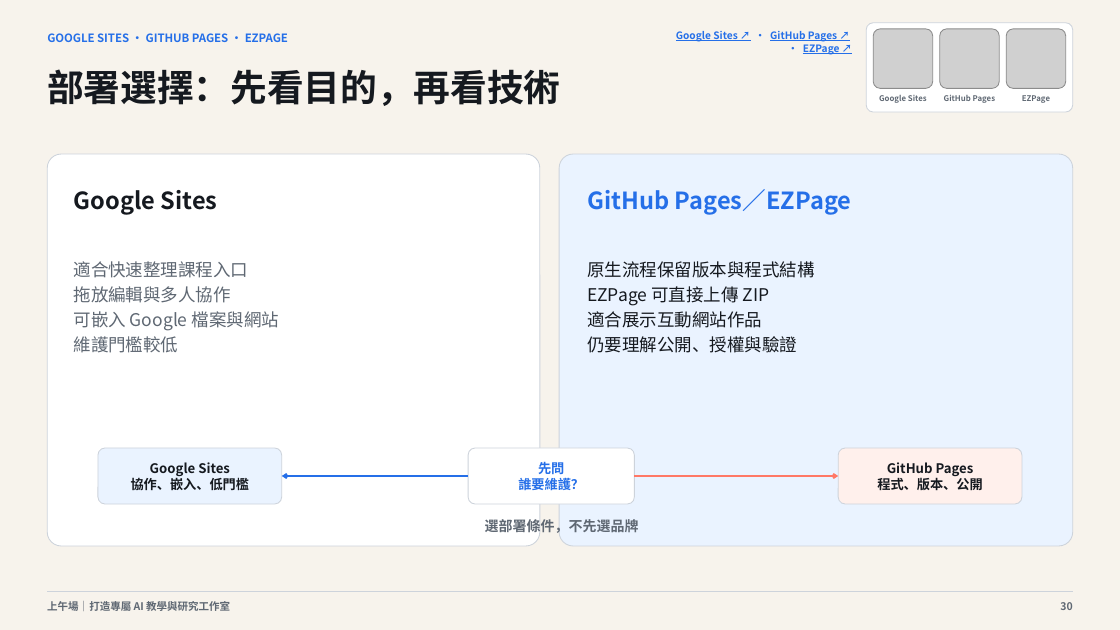
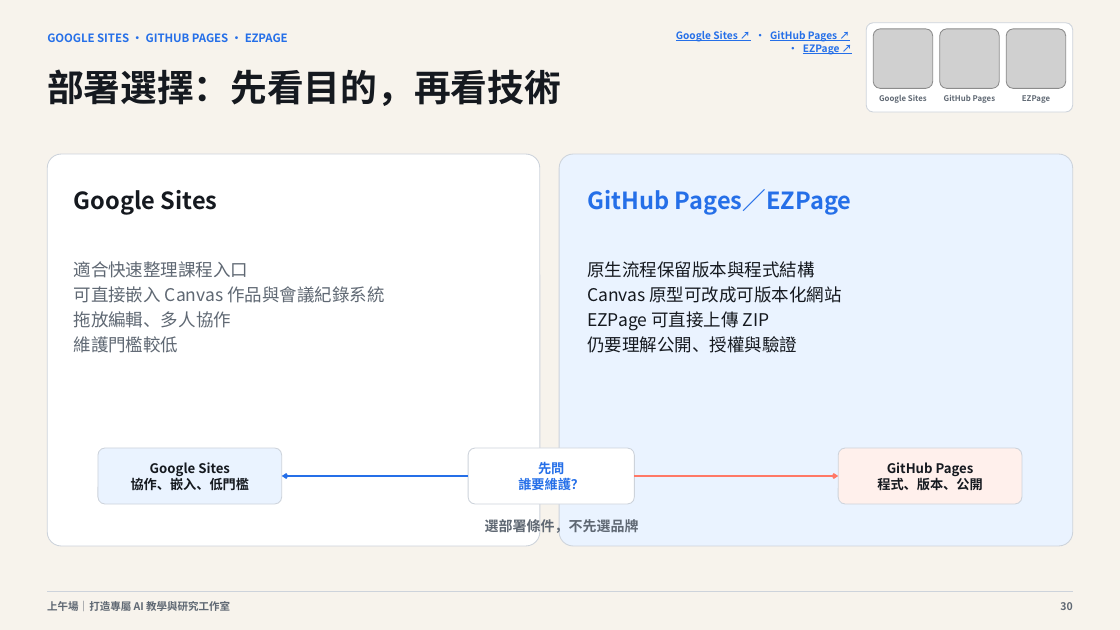
Before and after one commit to cagoooo/ncu-ai-agent-workshop-20260826, a slide deck: slide 30 of 01_簡報/上午場_打造專屬AI教學與研究工作室_20260826.pptx. Drawn at 1120x630 pixels with LibreOffice and Linux fonts; fonts in the diff are those of the drawing; grey boxes stand for pictures. Boxes give left, top, right and bottom in pixels: in the first picture for what was removed or moved away, otherwise in the second. Text is boxed around its words. In the diff, an @@ line names an element or a change of style, - is before the commit and + after.

Commit message:
🧠 補充 Claude Opus 5 可用性邊界並更新版本

```diff
--- a/01_簡報/上午場_打造專屬AI教學與研究工作室_20260826.pptx
+++ b/01_簡報/上午場_打造專屬AI教學與研究工作室_20260826.pptx
@@ text at (74,286,384,328): text changed @@
-拖放編輯與多人協作
-可嵌入 Google 檔案與網站
+可直接嵌入 Canvas 作品與會議紀錄系統
+拖放編輯、多人協作
@@ text at (587,286,841,303): paragraph added @@
+Canvas 原型可改成可版本化網站
@@ text at (587,311,762,328): paragraph removed @@
-適合展示互動網站作品
```
Also in this commit, not shown: 16 other slides changed, 8 other files.
